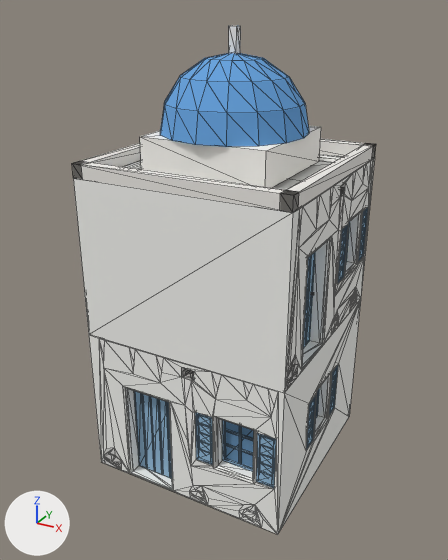
The glTF model src/client/assets/props/islands/dome2.glb: old version first, new version second.
Both versions are drawn from a camera (50 mm lens) standing at (5.71, -10.78, 9.5) and looking at (-0.09, -0.24, 4.23). Lighting does not change. The marker at lower left points along +X, +Y and +Z. The picture after the commit comes second. Mesh edges are drawn as thin lines. Vertices at exactly the same position are counted once.

The first picture shows 'dome2'.
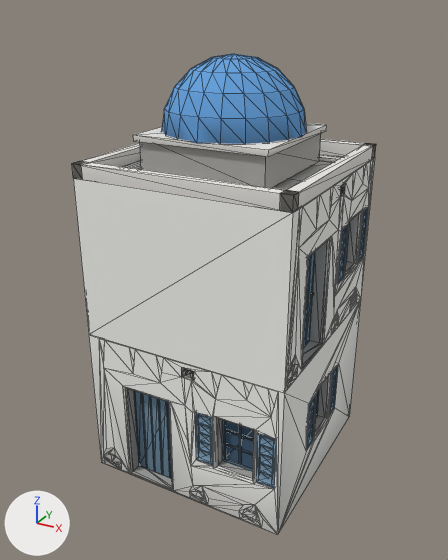
Location of each change, [x1, y1, x2, y2] in pixels of the pictures (448 x 560 px):
'dome2', reshaped
    before: [72, 25, 376, 534]
    after: [72, 54, 376, 534]
part 1 of me_dome2, added
    after: [133, 123, 327, 157]
part 2 of me_dome2, deleted
    before: [229, 25, 241, 54]
part 3 of me_dome2, cut back
    before: [160, 53, 309, 147]
    after: [162, 54, 307, 144]
part 4 of me_dome2, recoloured (darker)
    before: [89, 76, 368, 534]
    after: [89, 105, 368, 534]

The change, as a list of edits to the scene's bpy script:
```text
Change me_dome2:
    used by ob_dome2; location = (0.0, 0.0, 0.0)
    remove me_dome2.from_pydata(...)  # 1929 vertices, 2840 faces; spans x -2.2..2.2, y -2.2..2.2, z 0.0..9.2
    add me_dome2.from_pydata(...)  # 1965 vertices, 2908 faces; spans x -2.2..2.2, y -2.2..2.2, z 0.0..8.72
    me_dome2 part 1: a new loose piece, a box spanning x -1.38..1.38, y -1.38..1.38, z 7.22..7.34, in mat_kit
    me_dome2 part 2: the loose piece of 8 vertices spanning x -0.08..0.08, y -0.08..0.08, z 8.7..9.2 is deleted
    me_dome2 part 3
    45 vertices are removed from x -1.45..1.34, y -1.45..1.45, z 7.3..8.75
    112 faces are deleted
    20 vertices move from x -1.34..1.45, y -1.34..0.95, z 7.3..8.64 to x 0.0..1.33, y -1.33..1.08, z 7.32..8.65
    81 vertices are added at x -1.4..1.4, y -1.4..1.4, z 7.32..8.72
    180 new faces join them
    me_dome2 part 4: 1993 kept faces spanning x -2.2..2.2, y -2.2..2.2, z 0.0..8.14 get new vertex colours
```
